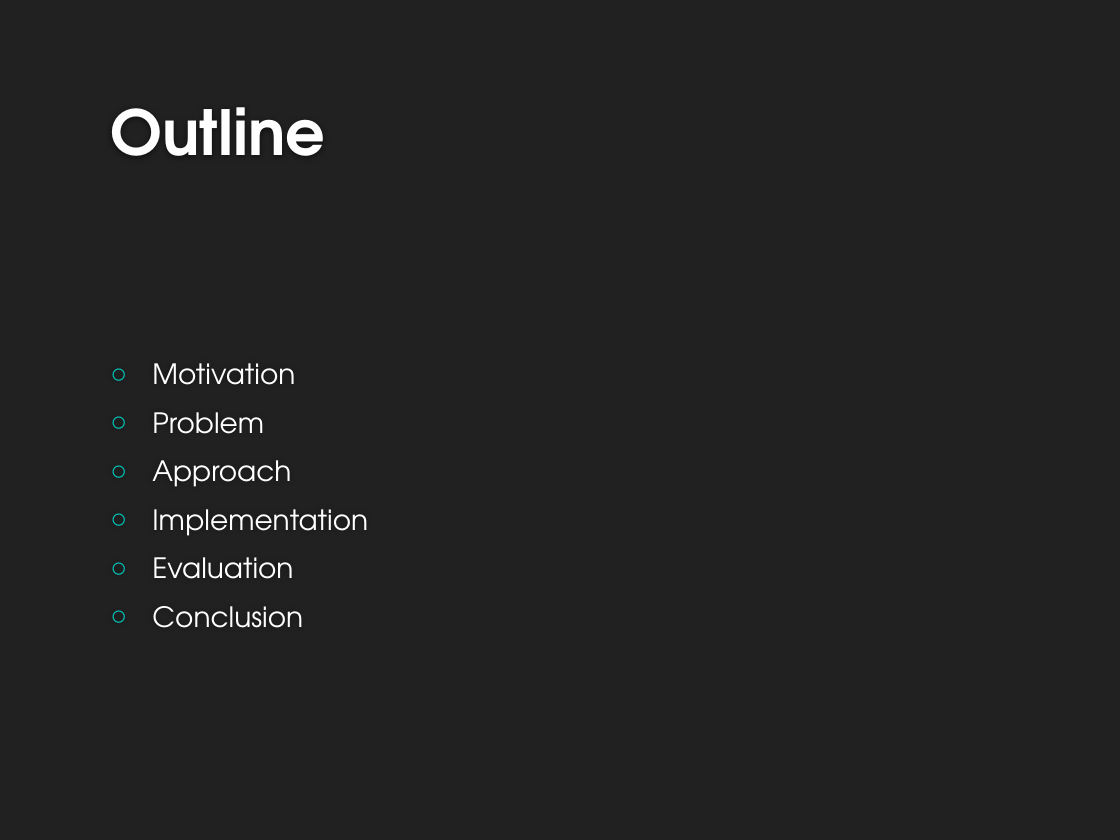
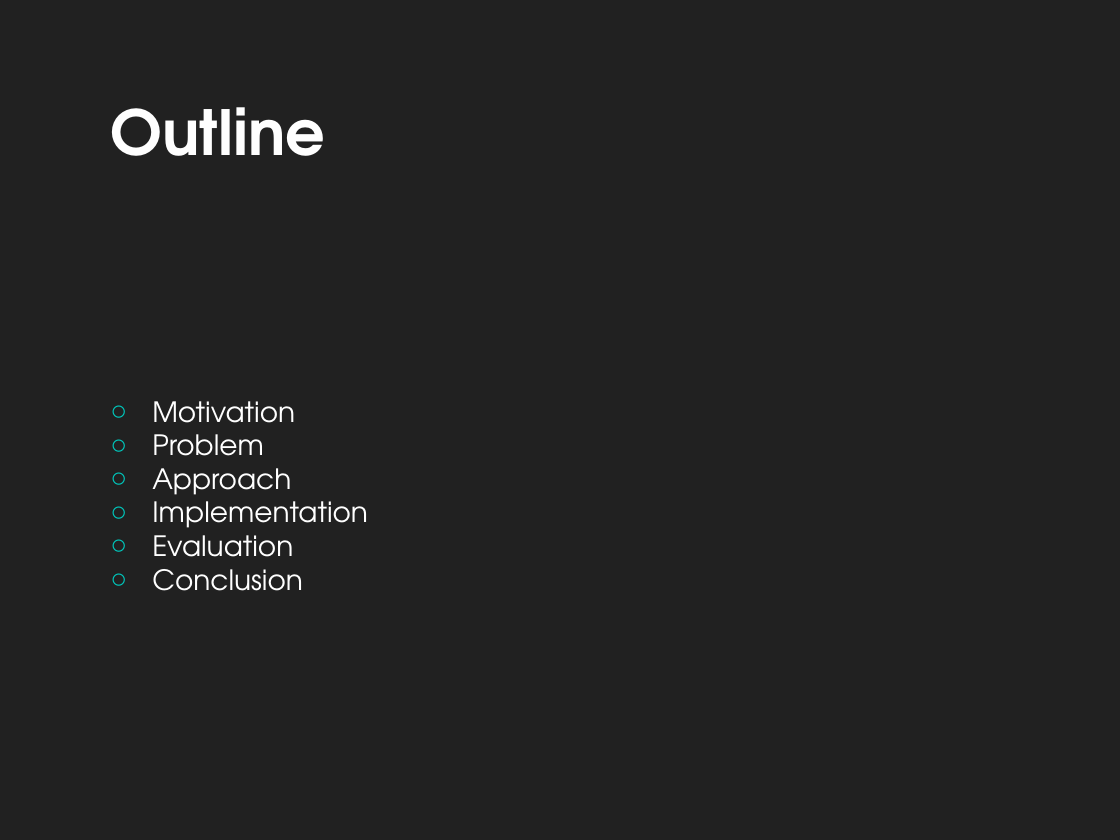
Before and after one commit to UWWAIProject/TronAI, a slide deck: slide 2 of Hammerhead Tron AI.pptx. Drawn at 1120x840 pixels with LibreOffice and Linux fonts; fonts in the diff are those of the drawing; background and template pictures are left out. Boxes give left, top, right and bottom in pixels: in the first picture for what was removed or moved away, otherwise in the second. Text is boxed around its words. In the diff, an @@ line names an element or a change of style, - is before the commit and + after.

```diff
--- a/Hammerhead Tron AI.pptx
+++ b/Hammerhead Tron AI.pptx
@@ text "Motivation" at (152,401,368,591): indent changed; less space between paragraphs @@
```
Also in this commit, not shown: 10 other slides changed.
